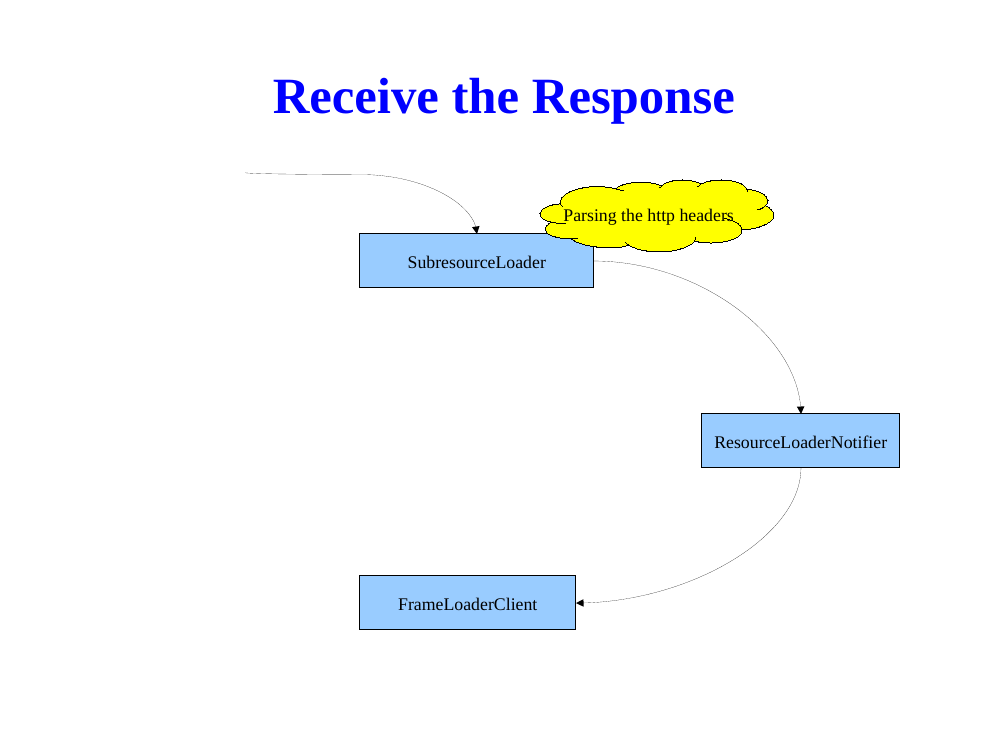
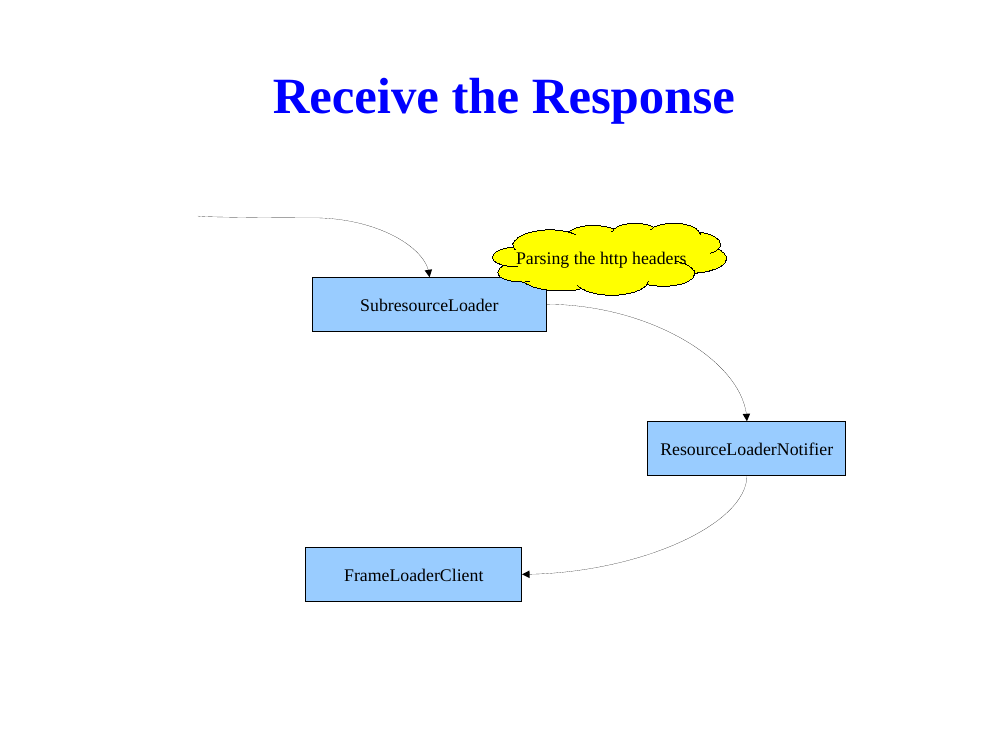
Before and after one commit to tsaicw/browser_research, a slide deck: slide 53 of WebKit/WebKit.odp (slide 50 before the commit). Drawn at 1008x756 pixels with LibreOffice and Linux fonts; fonts in the diff are those of the drawing; background and template pictures are left out. Boxes give left, top, right and bottom in pixels: in the first picture for what was removed or moved away, otherwise in the second. Text is boxed around its words. In the diff, an @@ line names an element or a change of style, - is before the commit and + after.

```diff
--- a/WebKit/WebKit.odp
+++ b/WebKit/WebKit.odp
@@ curved arrow moved from (245, 173) - (477, 234) to (198, 216) - (430, 277) @@
@@ freeform shape "Parsing the http headers" moved from (x1=541, y1=180, x2=775, y2=252) to (x1=493, y1=223, x2=727, y2=295) @@
@@ rectangle "SubresourceLoader" moved from (x1=360, y1=234, x2=595, y2=288) to (x1=313, y1=277, x2=547, y2=331) @@
@@ curved arrow moved from (595, 261) - (801, 414) to (547, 305) - (747, 422) @@
@@ rectangle "ResourceLoaderNotifier" moved from (x1=702, y1=414, x2=901, y2=468) to (x1=649, y1=422, x2=847, y2=476) @@
@@ curved arrow moved from (801, 468) - (576, 603) to (747, 476) - (522, 574) @@
@@ rectangle "FrameLoaderClient" moved from (x1=360, y1=576, x2=576, y2=630) to (x1=306, y1=548, x2=522, y2=602) @@
```
Also in this commit, not shown: 11 other slides changed, 2 slides added, 1 slide removed.
